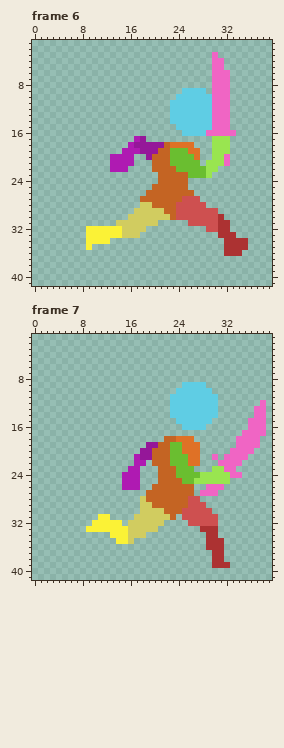
One commit to this pixel-art file: Asset Packs 1-3 (final)/Asset Pack-V3/Player Sword Run/Player Sword Run 48x48.aseprite. The picture above was drawn from the file before the commit.
48x48 pixels, 8 frames. Shown: frame 6: x 0..39, y 1..41; frame 7: x 0..39, y 1..41. The commit also changed other frames, which this record leaves out.
New version:
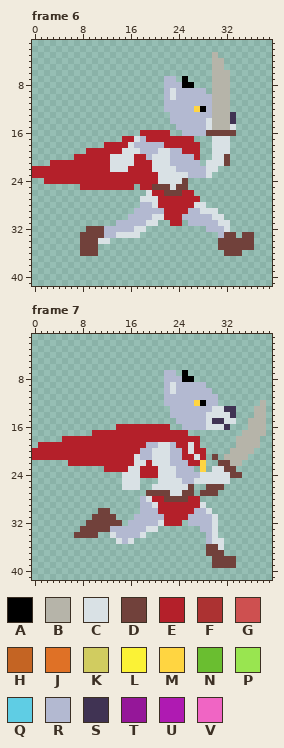
Palette (. is transparent): A #000000  B #b6b4a9  C #d9e1e5  D #71413b  E #b4202a  F #ac3232  G #ce5050  H #c46423  J #df7126  K #d1cc60  L #fbf236  M #ffd541  N #6abe30  P #99e550  Q #5fcde4  R #b3b9d1  S #403353  T #951799  U #af1ab2  V #f065c4
Changes in this commit:
layer "cape" added
layer "boots" added
layer "cape front" added
layer "belt" added
--- frame 6
@@ x 0..39 @@
  2 ........................................
- 3 ..............................V.........
- 4 ..............................VV........
- 5 ..............................VV........
- 6 ..............................VVV.......
- 7 ..............................VVV.......
- 8 ..............................VVV.......
- 9 .........................QQQQ.VVV.......
-10 ........................QQQQQQVVV.......
-11 .......................QQQQQQQVVV.......
-12 .......................QQQQQQQVVV.......
-13 .......................QQQQQQQVVV.......
-14 .......................QQQQQQQVVV.......
-15 ........................QQQQQQVVV.......
-16 .........................QQQQVVVVV......
-17 .................UT...........PPP.......
-18 ................UTTTTTHJJJJ...PPP.......
-19 ...............UUUTTTHHNNNJJ..PPP.......
-20 .............UUUU..THHHNNNNJ..PPV.......
-21 .............UUUU...HHHNNNNN.PPPV.......
-22 .............UUU....HHHHNNNNNPP.........
-23 .....................HHHHHNNNP..........
-24 .....................HHHHH..............
-25 ....................HHHHHH..............
-26 ...................HHHHHHHH.............
-27 ..................HHHHHHHGGG............
-28 ..................KKHHHHGGGGG...........
-29 .................KKKKKHHGGGGGGG.........
-30 ................KKKKKKKHGGGGGGGF........
-31 ..............KKKKKKK.....GGGGGFF.......
-32 .........LLLLLLKKKK..........GGFF.......
-33 .........LLLLLLKKK.............FFF......
-34 .........LLLL...................FFFF....
-35 .........L......................FFFF....
-36 ................................FFF.....
+ 3 ..............................B.........
+ 4 ..............................BB........
+ 5 ..............................BB........
+ 6 ..............................BBB.......
+ 7 ......................RR.A....BBB.......
+ 8 ......................RRRAA...BBB.......
+ 9 ......................RCRRRRR.BBB.......
+10 ......................RCRRRRRRBBB.......
+11 ......................RRRRRRRRBBB.......
+12 ......................RRRRRMARBBB.......
+13 .......................RRRRRRRBBBS......
+14 .......................RRRRRRCBBBS......
+15 ........................RRRRRCBBBC......
+16 ..................EEEEE..RRRRDDDDD......
+17 ...............EECREEEEEEEE...CCC.......
+18 ............EEEECRRRRREEEEEE..CCC.......
+19 .........EEEEEECCCRRRCCRREEE..CCC.......
+20 .......EEEEEECCCCEERCCCRRRRE..CCD.......
+21 ...EEEEEEEEEECCCCEEECCCRRRRR.CCCD.......
+22 EEEEEEEEEEEEECCCEEEECCCCRRRRRCC.........
+23 EEEEEEEEEEEEEEEEEEEEECCCCCRRRC..........
+24 ..EEEEEEEEEEEEEEEEEEECCCCD..............
+25 ........EEEEEEEEE.EEDDDCDD..............
+26 ...................CEEDDDEE.............
+27 ..................CCCEEEEEEE............
+28 ..................RRCEEEEEECC...........
+29 .................RRRRREEEERRCCC.........
+30 ................RRRRCCEEERRRRRCC........
+31 ..............RRRRRCC..EE.RRRRRCC.......
+32 .........DDDRRRRRCC..........RRRC.......
+33 ........DDDDRRCCCC.............RDD.DD...
+34 ........DDDCC..................DDDDDD...
+35 ........DDD....................DDDDDD...
+36 ........DDD.....................DDD.....
 37 ........................................
--- frame 7
@@ x 0..39 @@
  6 ........................................
- 7 ........................................
- 8 ........................................
- 9 .........................QQQQ...........
-10 ........................QQQQQQ..........
-11 .......................QQQQQQQQ.........
-12 .......................QQQQQQQQ.......V.
-13 .......................QQQQQQQQ......VV.
-14 .......................QQQQQQQQ......VV.
-15 ........................QQQQQQ......VVV.
-16 .........................QQQQ.......VVV.
-17 ...................................VVVV.
-18 ......................HHJJJ.......VVVV..
-19 ...................TTHHNNJJJ......VVVV..
-20 ..................TTHHHNNJJJ.....VVVV...
-21 .................UTTHHHNNNJJ..V.VVVV....
-22 .................UU.HHHNNNJJ...VVVV.....
-23 ................UU...HHHNNN...PPVV......
-24 ...............UUU...HHHNNNNPPPPPVV.....
-25 ...............UUU...HHHHNNPPPPPP.......
-26 ...............UUU..HHHHHHH..VVV........
-27 ...................HHHHHHHH.VVV.........
-28 ..................KHHHHHHHGG............
-29 ..................KKHHHHHHGGG...........
-30 ..................KKKKHHHGGGGG..........
-31 ...........LL....KKKKKKH.GGGGGG.........
-32 ..........LLLLL.KKKKKK....GGGGG.........
-33 .........LLLLLLLKKKKK.......FFF.........
-34 .............LLLKKK..........FF.........
-35 ..............LLK............FFF........
-36 .............................FFF........
-37 ..............................FF........
-38 ..............................FF........
-39 ..............................FFF.......
+ 7 ......................RR.A..............
+ 8 ......................RRRAA.............
+ 9 ......................RCRRRRR...........
+10 ......................RCRRRRRR..........
+11 ......................RRRRRRRRR.........
+12 ......................RRRRRMARR.......B.
+13 .......................RRRRRRRCCSS...BB.
+14 .......................RRRRRRCCCCS...BB.
+15 ........................RRRRRCSSCC..BBB.
+16 ..............EEEEEEEEE..RRRRCCCS...BBB.
+17 ..........EEEEEEEEEEEEEEEE.........BBBB.
+18 .....EEEEEEEEEEEEEEEEEEEEEEE......BBBB..
+19 .EEEEEEEEEEEEEEEEEERRCCREECE......BBBB..
+20 EEEEEEEEEEEEEEEEEERRCCCRRECEE....BBBB...
+21 EEEEEEEEEEEEEEEEECRRCCCRREECE.D.BBBB....
+22 ......EEEEEEEEEEECCECCCRRREEM..DDBB.....
+23 ............EEEECCEEECCCRRR.M.CCDD......
+24 ...............CCCEEECCCRRRRCCCCCDD.....
+25 ...............CCC...CCCCRRCCCCCC.......
+26 ...............CCC..CCCCCCD..DDD........
+27 ...................DDDDCCDD.DDD.........
+28 ..................RCEEDDDDEE............
+29 ..................RRCEEEEEEEC...........
+30 ...........DD.....RRREEEEEERRC..........
+31 ..........DDDD...RRRRREEEERRRRC.........
+32 .........DDDDDD.RRRRRCEEE.RRRRC.........
+33 ........DDDDDRRRRRRCC.......RRC.........
+34 .......DDDD..CRRRRC..........RC.........
+35 ..............CRC............RCC........
+36 .............................DDC........
+37 .............................DDD........
+38 ..............................DDDD......
+39 ..............................DDDD......
 40 ........................................
Boxes around the changes in both pictures, in picture pixels (x1, y1, x2, y2):
changed: (32, 52, 254, 256)
changed: (32, 370, 266, 568)
